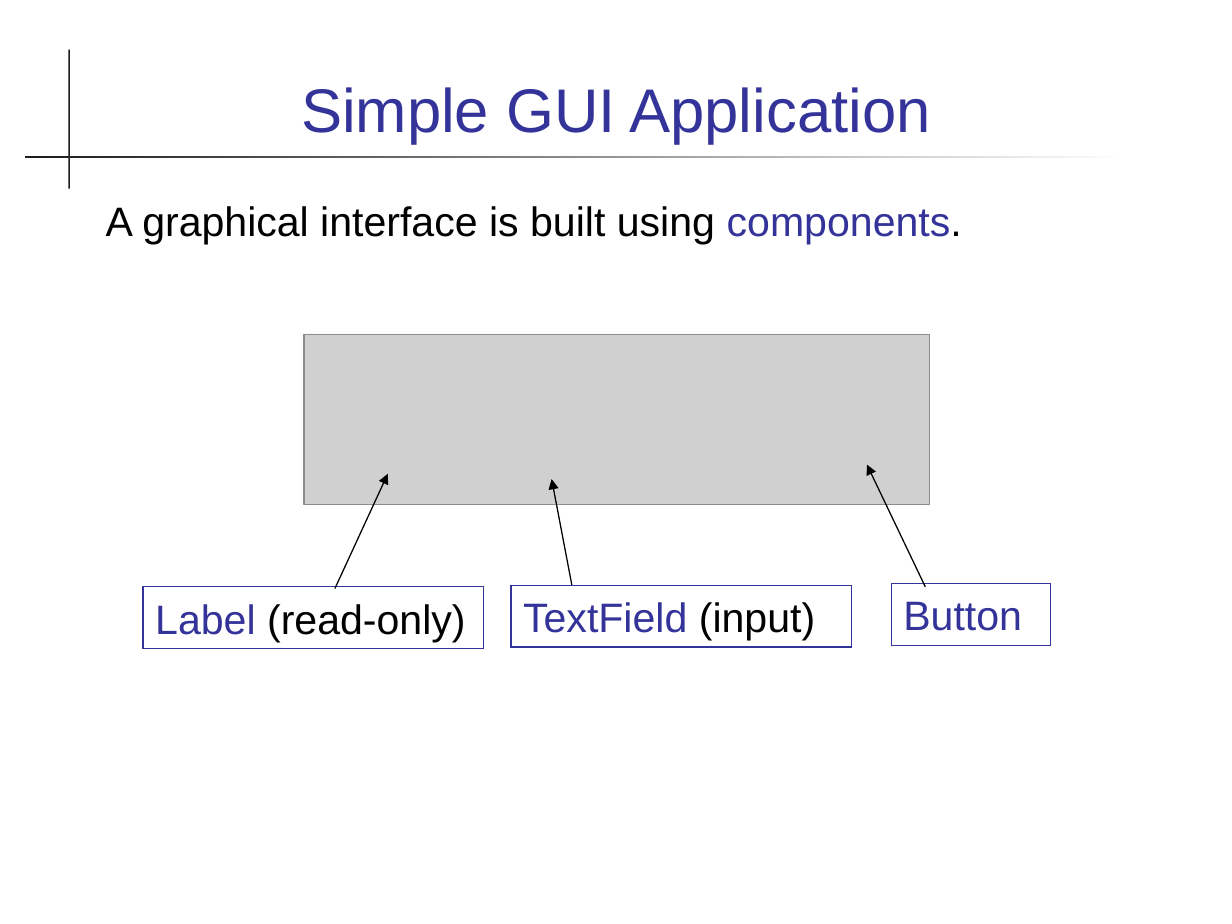
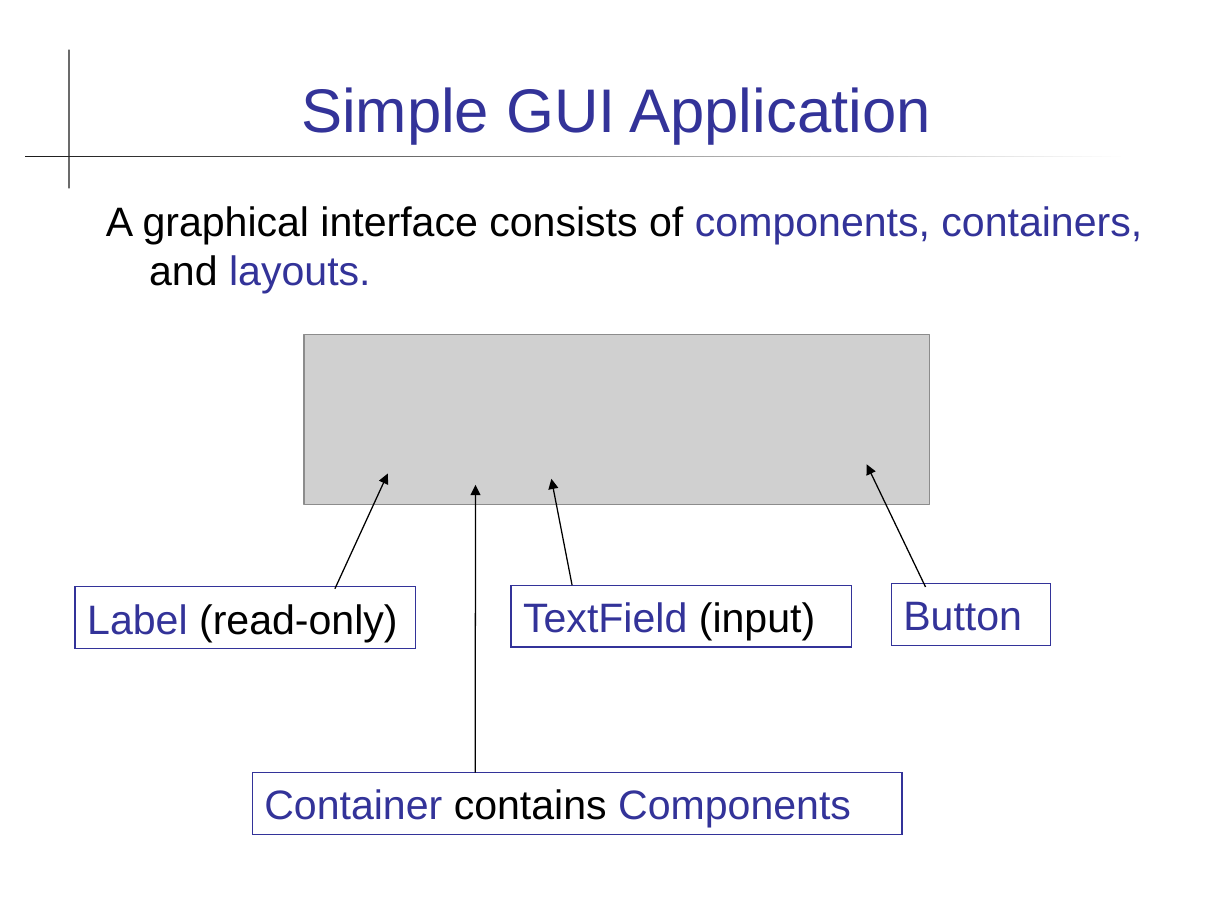
Before and after one commit to skeoop/skeoop.github.io, a slide deck: slide 4 of graphics/Graphics-1-Introduction.ppt. Drawn at 1232x924 pixels with LibreOffice and Linux fonts; fonts in the diff are those of the drawing; grey boxes stand for pictures. Boxes give left, top, right and bottom in pixels: in the first picture for what was removed or moved away, otherwise in the second. Text is boxed around its words. In the diff, an @@ line names an element or a change of style, - is before the commit and + after.

```diff
--- a/graphics/Graphics-1-Introduction.ppt
+++ b/graphics/Graphics-1-Introduction.ppt
@@ text at [106, 206, 1142, 293]: text changed @@
-A graphical interface is built using components.
+A graphical interface consists of components, containers, and layouts.
@@ arrow added from (476, 772) to (476, 485), #000000 0.74 pt @@
@@ rectangle "Label (read-only)": place and size @@
-rectangle "Label (read-only)" at [143, 586, 484, 648]
+rectangle "Label (read-only)" at [75, 586, 416, 648]
@@ rectangle added at [253, 772, 903, 834], outline #333399 0.74 pt, 24 pt, text #333399 @@
+Container contains Components
```
Also in this commit, not shown: 2 other slides changed, 6 other files.
